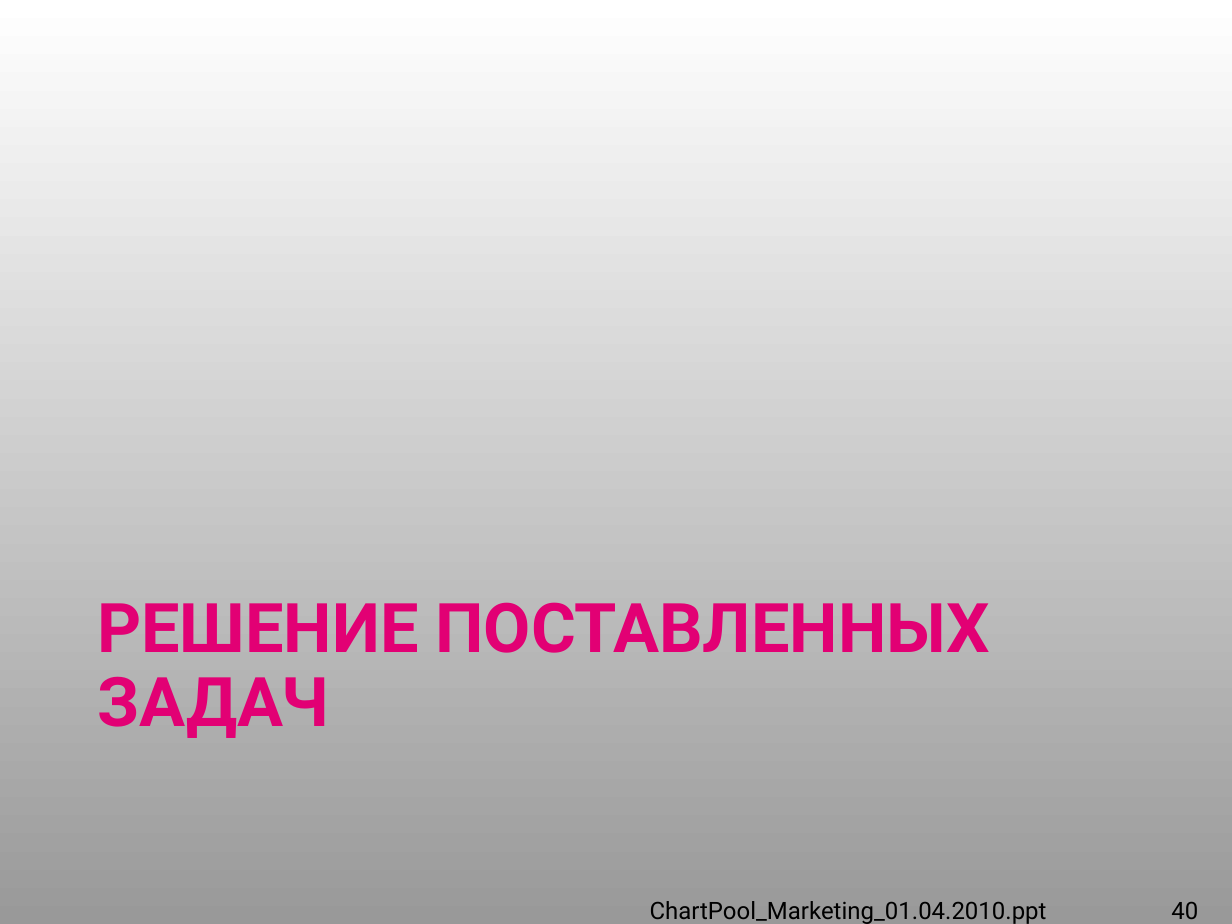
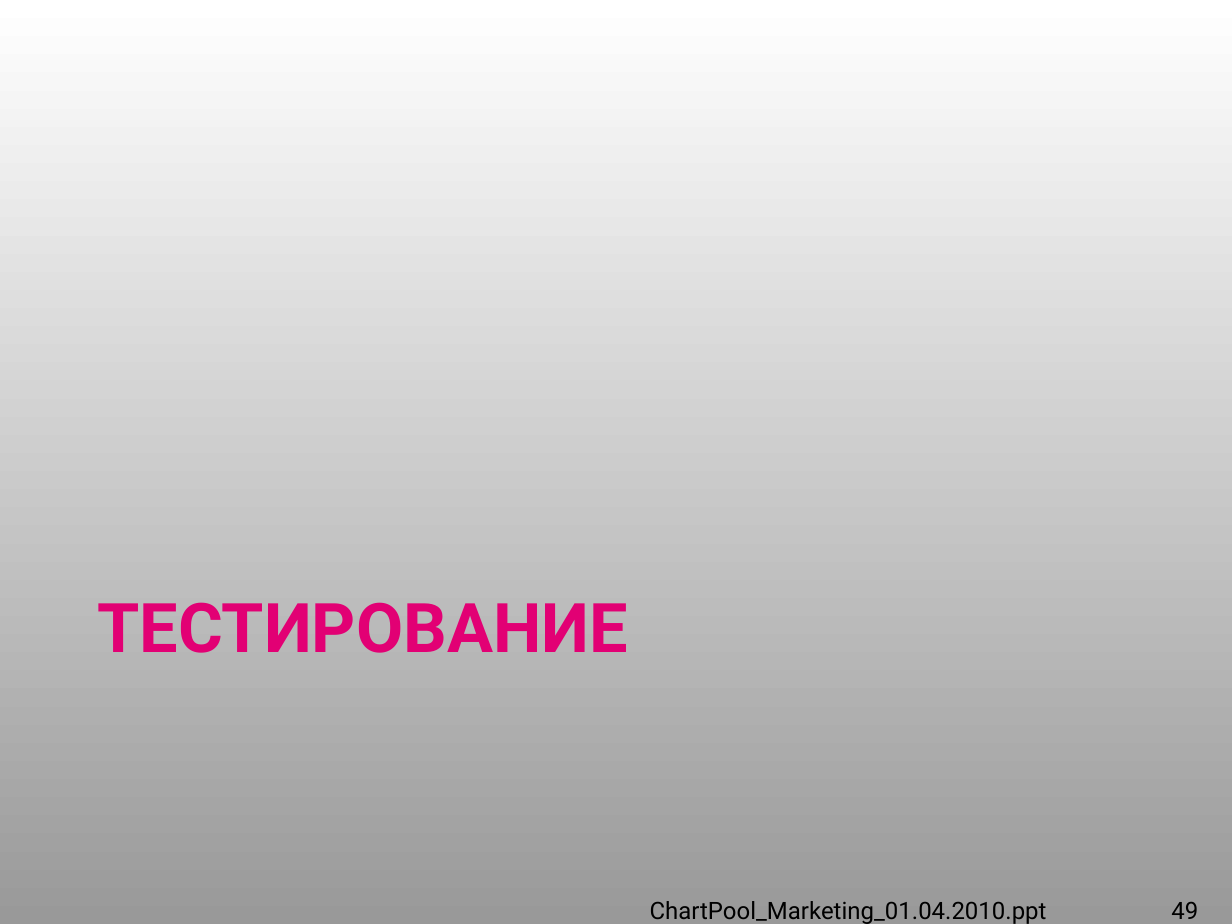
Before and after one commit to IvanCS/JMeterAvtoTestingDemo, a slide deck: slide 49 of documents/presentation.ppt (slide 40 before the commit). Drawn at 1232x924 pixels with LibreOffice and Linux fonts; fonts in the diff are those of the drawing; background and template pictures are left out. Boxes give left, top, right and bottom in pixels: in the first picture for what was removed or moved away, otherwise in the second. Text is boxed around its words. In the diff, an @@ line names an element or a change of style, - is before the commit and + after.

```diff
--- a/documents/presentation.ppt
+++ b/documents/presentation.ppt
@@ title at (97, 602, 627, 653): text changed @@
-РЕШЕНИЕ ПОСТАВЛЕННЫХ ЗАДАЧ
+ТЕСТИРОВАНИЕ
@@ page number at (1171, 902, 1198, 919): text changed @@
-40
+49
```
Also in this commit, not shown: 5 other slides changed, 9 slides added, 12 other files.
